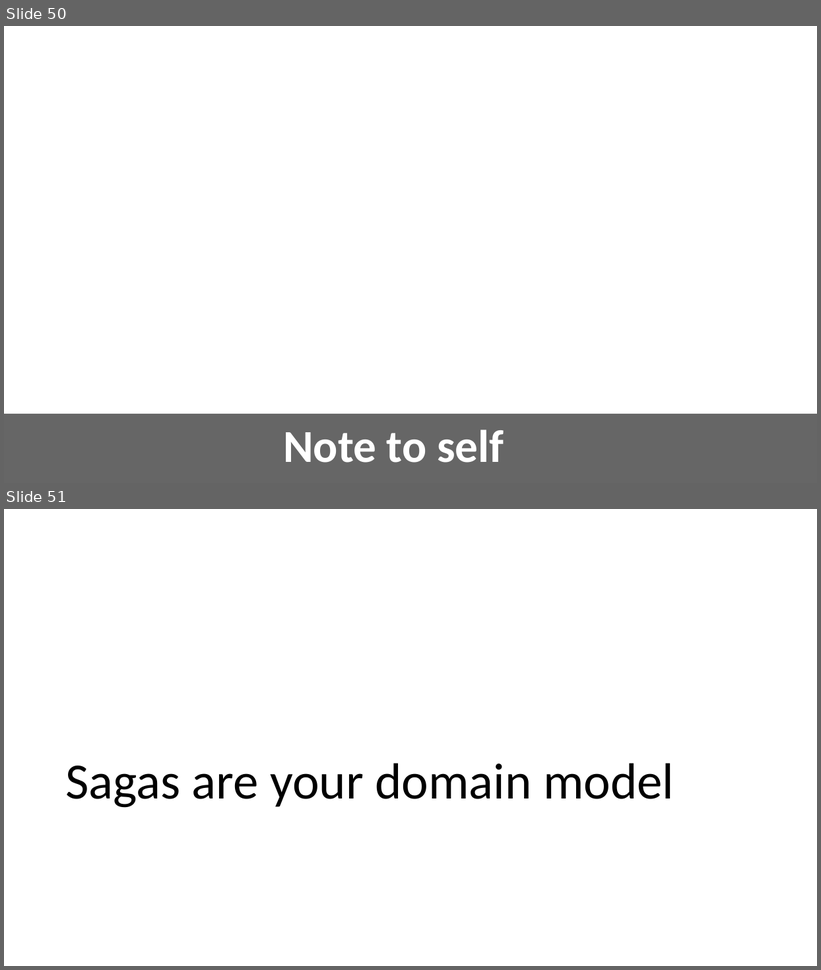
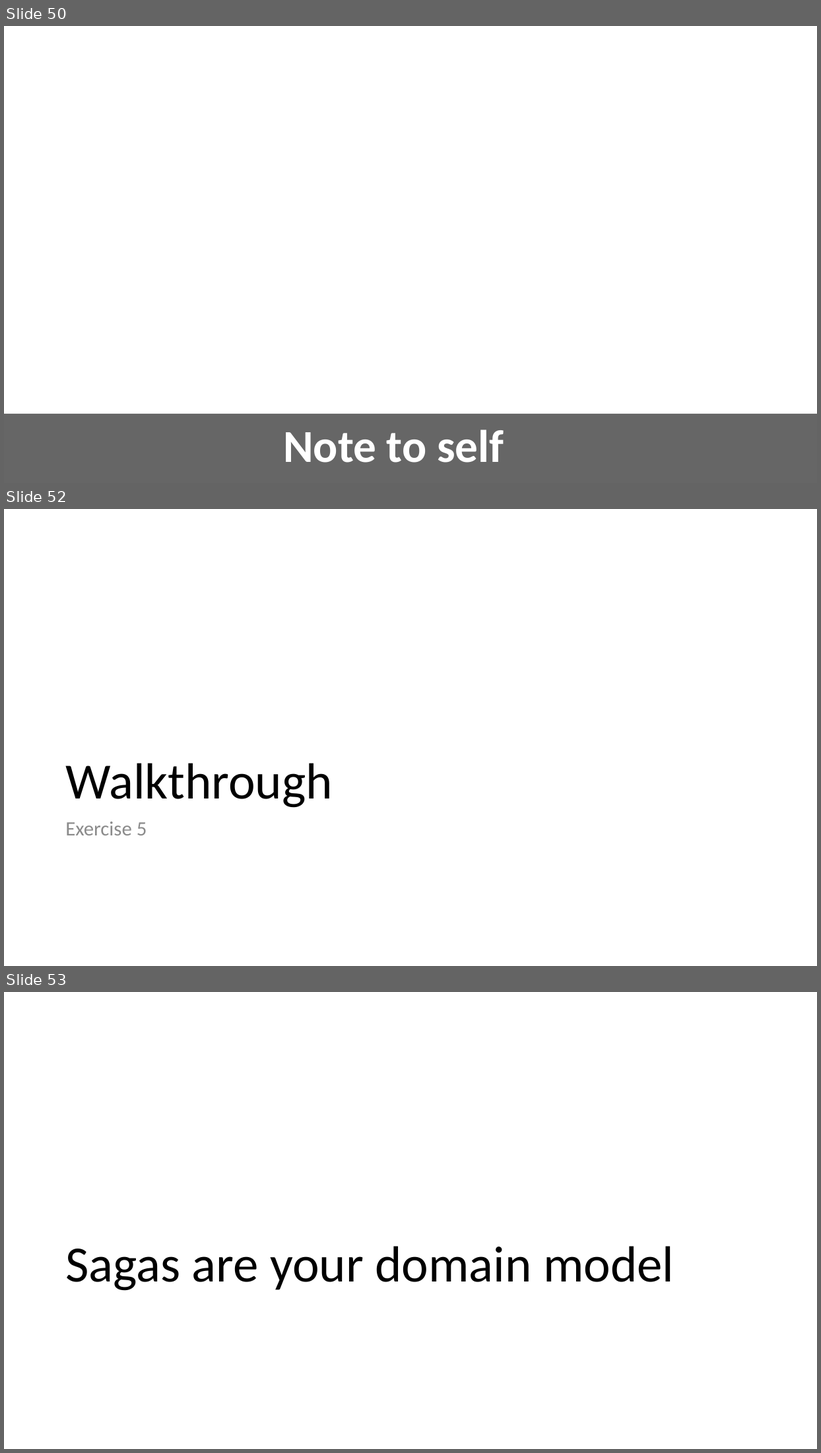
Before and after one commit to Particular/SagaMasterClass, a slide deck: SagaMasterClass.pptx. Shown one above the other, each under a label of ours: slides 50 and 51 before the commit, slides 50, 52 and 53 after it; the slides between them are not shown. The pictures are 821x970 and 821x1453 pixels, drawn with LibreOffice and Linux fonts; fonts in the diff are those of the drawing; background and template pictures are left out. Boxes give left, top, right and bottom in pixels: in the first picture for what was removed or moved away, otherwise in the second. Text is boxed around its words. In the diff, an @@ line names an element or a change of style, - is before the commit and + after.

```diff
--- a/SagaMasterClass.pptx
+++ b/SagaMasterClass.pptx
@@ slide 52 added at bbox=[4, 509, 817, 966], background #FFFFFF @@
@@ title added at bbox=[65, 763, 332, 808], 60 pt, text #000000 @@
+Walkthrough
@@ text added at bbox=[65, 822, 147, 836], 24 pt, text #8C8C8C @@
+Exercise 5
@@ what was slide 51 is now slide 53 @@
```
Also in this commit, not shown: 1 slide changed, 3 other slides added.
